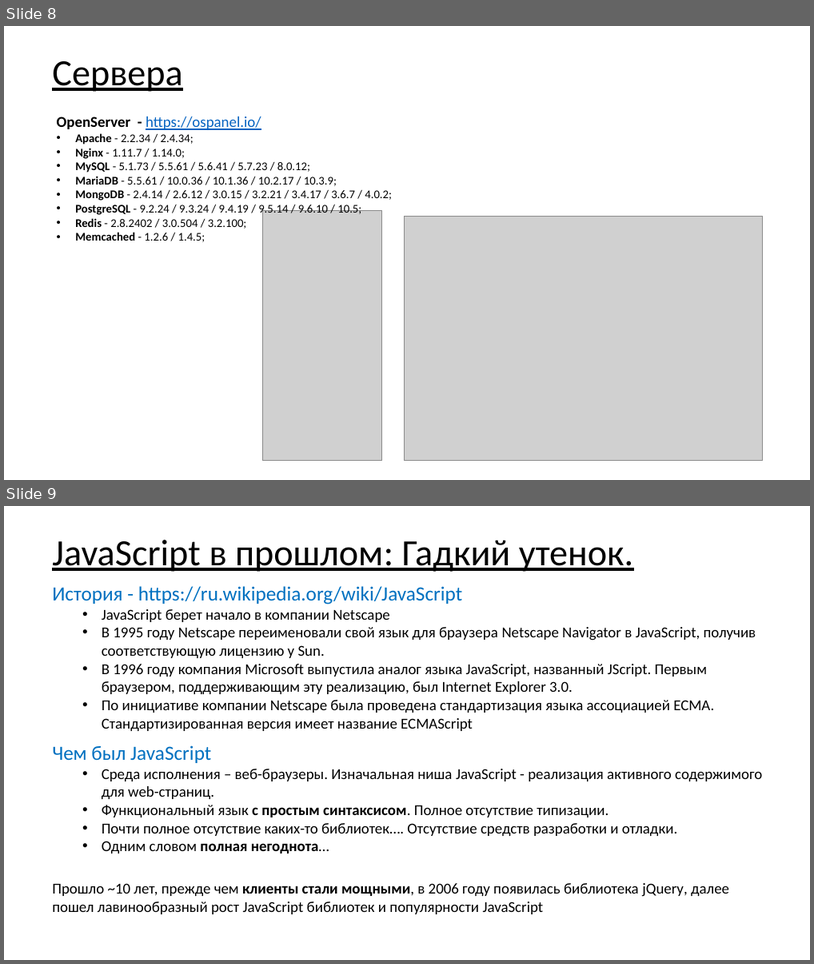
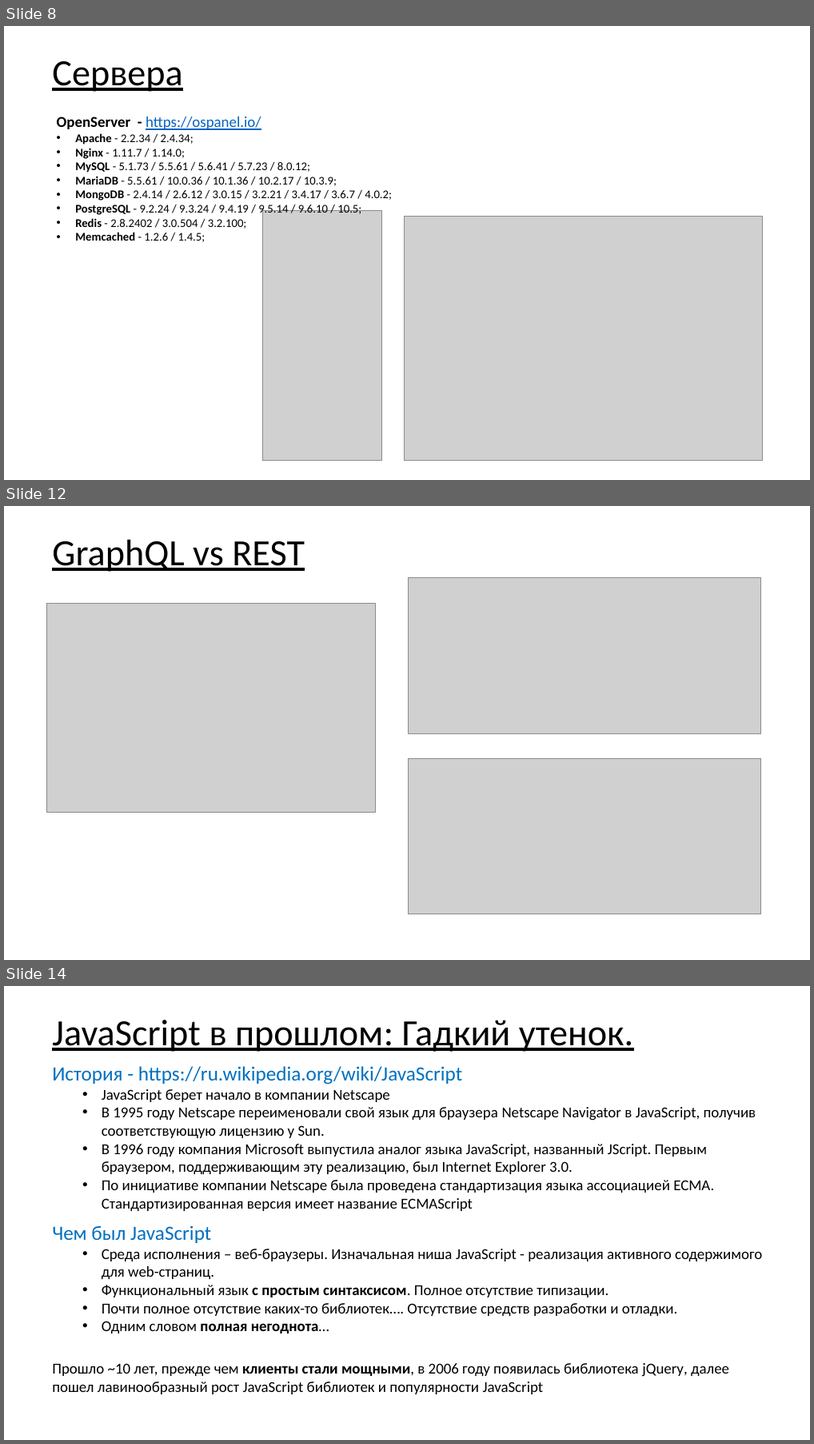
Before and after one commit to asbeseda/graphql-demo, a slide deck: graphql-spring-node.pptx. Shown one above the other, each under a label of ours: slides 8 and 9 before the commit, slides 8, 12 and 14 after it; the slides between them are not shown. The pictures are 814x964 and 814x1444 pixels, drawn with LibreOffice and Linux fonts; fonts in the diff are those of the drawing; grey boxes stand for pictures. Boxes give left, top, right and bottom in pixels: in the first picture for what was removed or moved away, otherwise in the second. Text is boxed around its words. In the diff, an @@ line names an element or a change of style, - is before the commit and + after.

```diff
--- a/graphql-spring-node.pptx
+++ b/graphql-spring-node.pptx
@@ slide 12 added at (4,506,810,960), background #FFFFFF @@
@@ title added at (52,540,305,572), 44 pt, text #000000, underline @@
+GraphQL vs REST
@@ picture added at (409,577,762,733) @@
@@ picture added at (46,603,375,812) @@
@@ picture added at (409,758,762,914) @@
@@ what was slide 9 is now slide 14 @@
```
Also in this commit, not shown: 3 slides changed, 4 other slides added, 30 other files.
